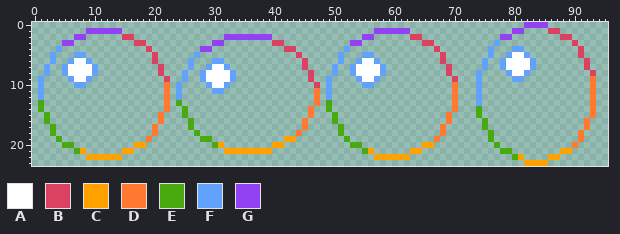
File history of a sprite sheet, TWANG/Assets/Sprites/invincibleanimation.png. The picture above is the old version.
The file is 96x24 pixels.
Palette (. is transparent): A #ffffff  B #db4161  C #ffa200  D #ff7930  E #49aa10  F #61a2ff  G #9241f3
Pixels before, first column x 1:
 0 .................................................................................GGGG........
 1 ........GGGGGG..........................................GGGGGG.................GG....BB......
 2 ......GG......BB...............GGGGGGGG...............GG......BB.............GG........BB....
 3 ....GG..........BB...........GG........BB...........GG..........BB..........F............B...
 4 ...F..............B........GG............BB........F..............B........F...FF.........B..
 5 ..F...FF...........B......F................B......F...FF...........B.......F..FAAF........B..
 6 ..F..FAAF..........B.....F...FF.............B.....F..FAAF..........B......F..FAAAAF........B.
 7 .F..FAAAAF..........B....F..FAAF............B....F..FAAAAF..........B.....F..FAAAAF........B.
 8 .F..FAAAAF..........B...F..FAAAAF............B...F..FAAAAF..........B....F....FAAF..........B
 9 F....FAAF............B..F..FAAAAF............B..F....FAAF............B...F.....FF...........D
10 F.....FF.............D.F....FAAF..............B.F.....FF.............D...F..................D
11 F....................D.F.....FF...............D.F....................D...F..................D
12 F....................D.F......................D.F....................D...F..................D
13 E....................D.E......................D.E....................D...F..................D
14 E....................D..E....................D..E....................D...E..................D
15 .E..................D...E....................D...E..................D....E..................D
16 .E..................D....E..................D....E..................D.....E................D.
17 ..E................D.....E..................D.....E................D......E................D.
18 ..E................D......E................D......E................D.......E..............D..
19 ...E..............D........EE............CC........E..............D........E..............D..
20 ....EE..........CC...........EC........CC...........EE..........CC..........E............D...
21 ......EC......CC...............CCCCCCCC...............EC......CC.............EE........CC....
22 ........CCCCCC..........................................CCCCCC.................EC....CC......
23 .................................................................................CCCC........
Now the later version:
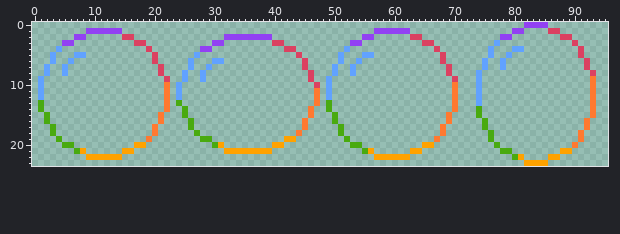
The exact change:
Changed rows in their new state; - is an unchanged pixel.
first column x 6:
 5 --------------------------------------------------------------------------...-
 6 -...---------------------------------------------...---------------------.....
 7 .....-------------------...---------------------.....--------------------.....
 8 .....------------------.....--------------------.....--------------------....-
 9 ....-------------------.....--------------------....----------------------..--
10 -..--------------------....----------------------..---------------------------
11 ------------------------..----------------------------------------------------
Where, in picture pixels (left, top, right, bottom), the same in both pictures:
erased: (506, 52, 536, 82)
erased: (68, 58, 98, 88)
erased: (356, 58, 386, 88)
erased: (206, 64, 236, 94)
